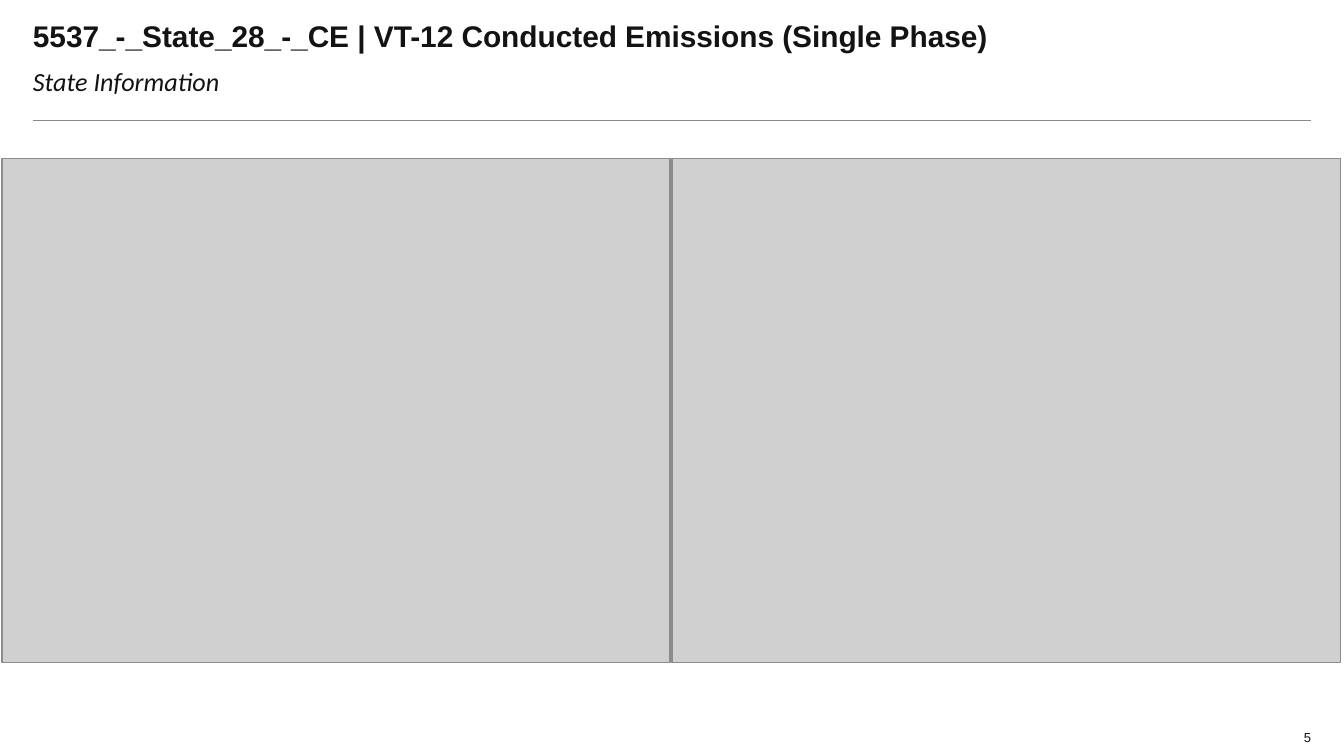
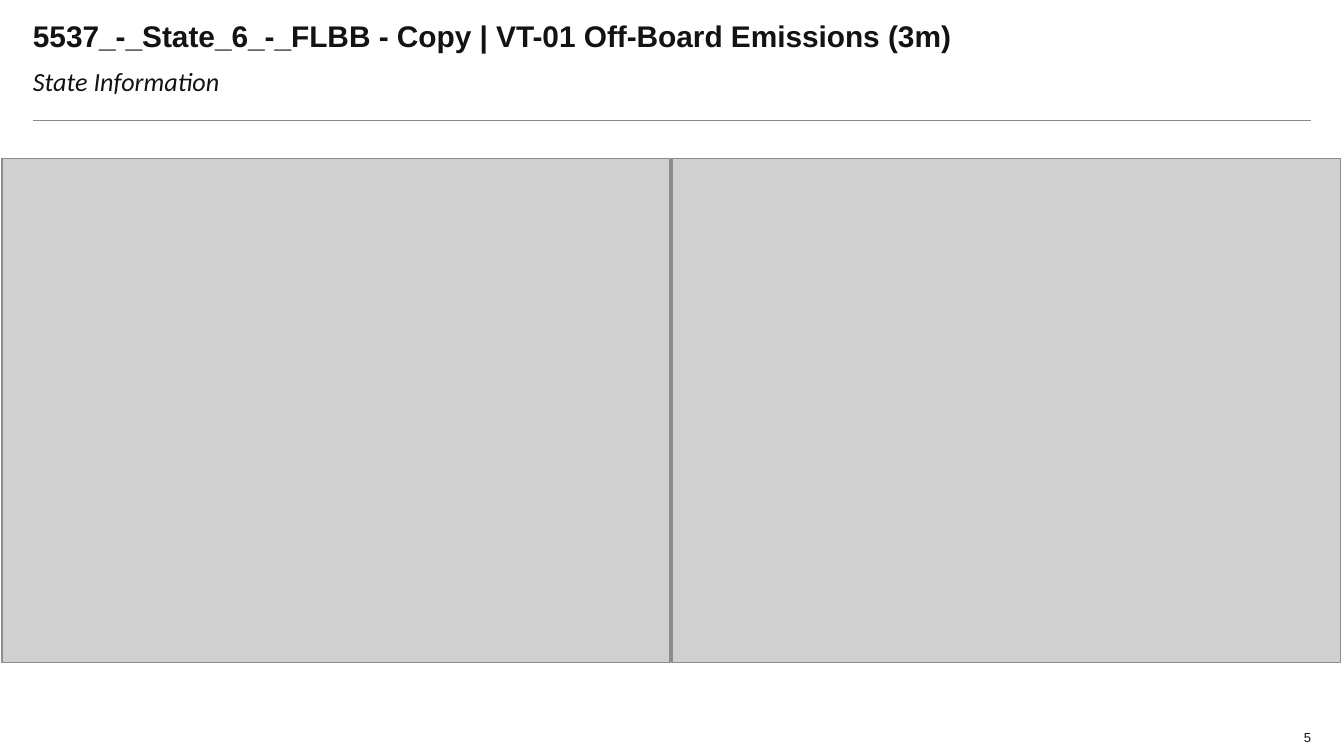
Before and after one commit to Laurapaws/graphGrabber, a slide deck: slide 5 of newDeck.pptx. Drawn at 1344x756 pixels with LibreOffice and Linux fonts; fonts in the diff are those of the drawing; grey boxes stand for pictures; background and template pictures are left out. Boxes give left, top, right and bottom in pixels: in the first picture for what was removed or moved away, otherwise in the second. Text is boxed around its words. In the diff, an @@ line names an element or a change of style, - is before the commit and + after.

```diff
--- a/newDeck.pptx
+++ b/newDeck.pptx
@@ title at (33,25,951,52): text changed @@
-5537_-_State_28_-_CE | VT-12 Conducted Emissions (Single Phase)
+5537_-_State_6_-_FLBB - Copy | VT-01 Off-Board Emissions (3m)
```
Also in this commit, not shown: 5 other slides changed, 1 slide added, 1 slide removed, 4 other files.
